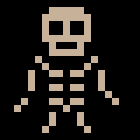
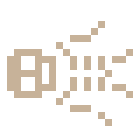
Revision of a layered 140×140 image; what changed, layer by layer:
painted on "Layer 1" over [7, 7, 133, 133]
hid "Layer 0" over [0, 0, 140, 140]
